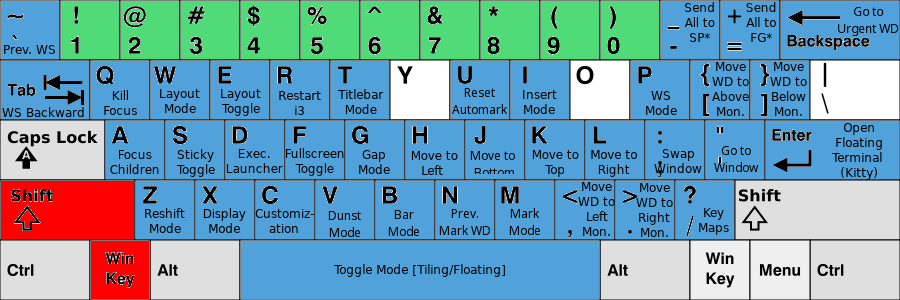
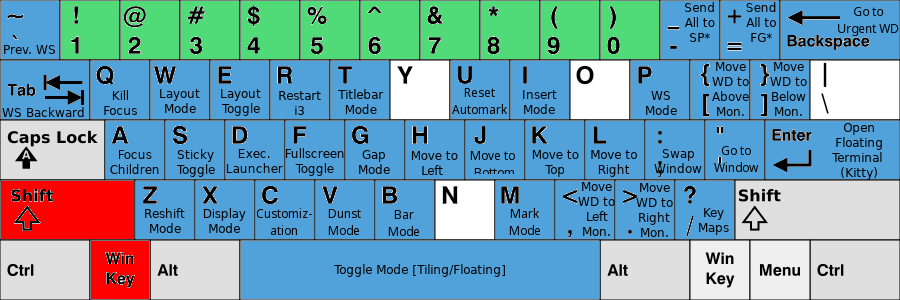
Layer changes from the first (900, 300) image to the second:
renamed "Prev. ..." to "Empty Text Layer", painted on it over [439, 209, 490, 235]
painted on "Customization" over [255, 208, 314, 235]
painted on "Dunst ..." over [328, 209, 361, 237]
painted on "KB_United_States-NoAltGr.svg" over [436, 181, 494, 239]
